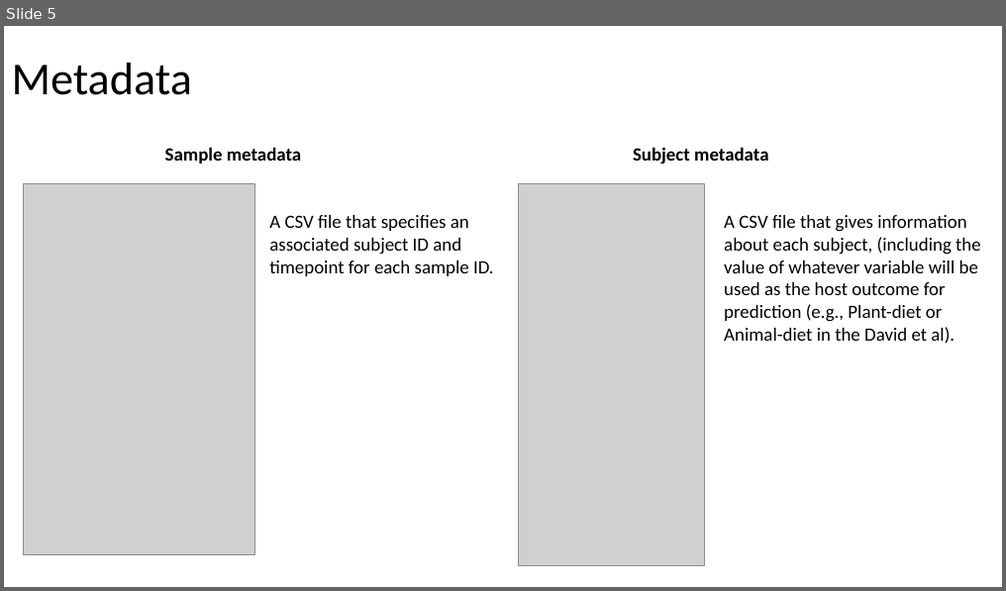
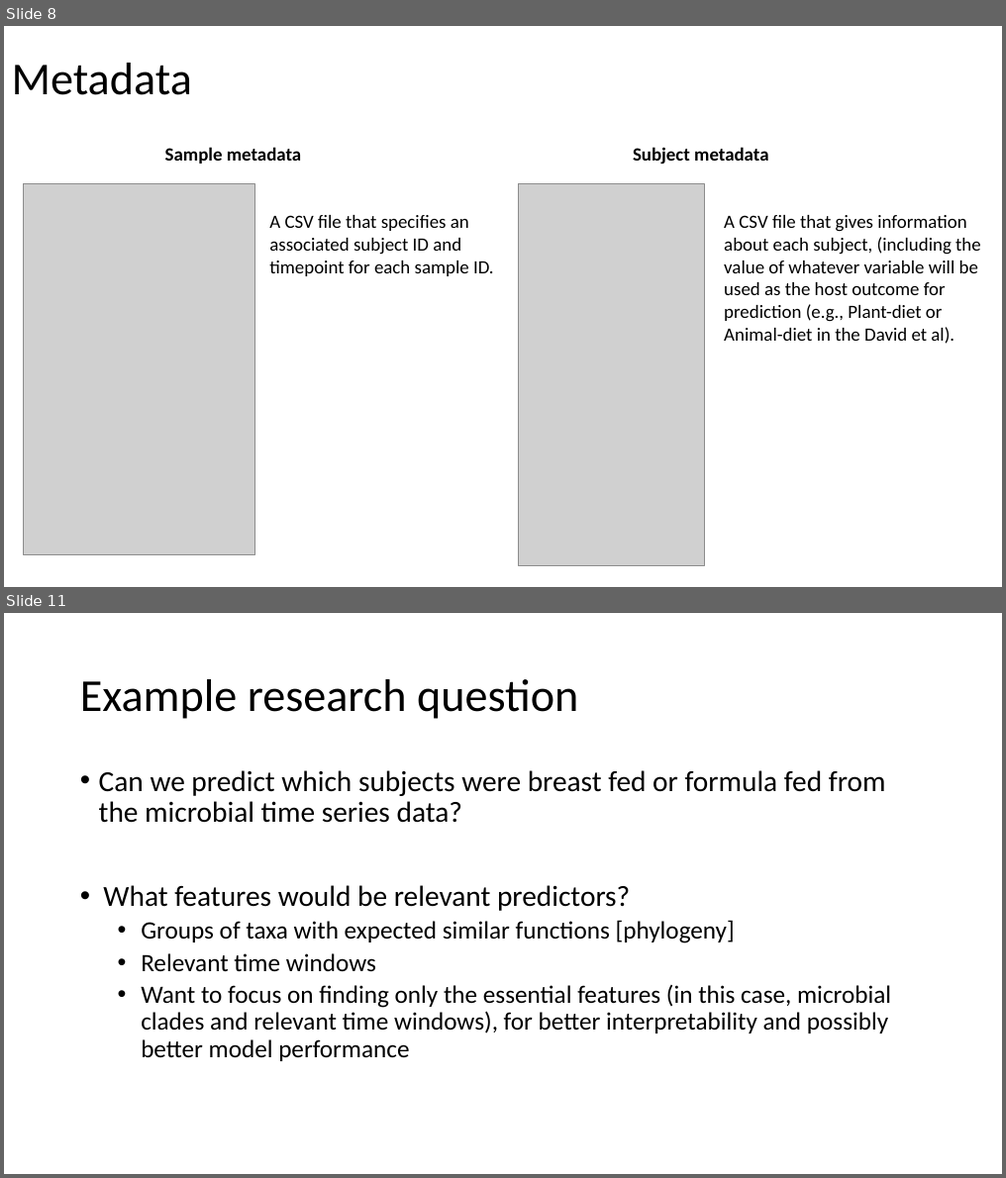
Before and after one commit to gerberlab/cs109b-microbiome, a slide deck: 2022/course_slides.pptx. Shown one above the other, each under a label of ours: slide 5 before the commit, slides 8 and 11 after it; the slides between them are not shown. The pictures are 1006x591 and 1006x1178 pixels, drawn with LibreOffice and Linux fonts; fonts in the diff are those of the drawing; grey boxes stand for pictures. Boxes give left, top, right and bottom in pixels: in the first picture for what was removed or moved away, otherwise in the second. Text is boxed around its words. In the diff, an @@ line names an element or a change of style, - is before the commit and + after.

```diff
--- a/2022/course_slides.pptx
+++ b/2022/course_slides.pptx
@@ slide 11 added at (x1=4, y1=613, x2=1002, y2=1174), background #FFFFFF @@
@@ title added at (x1=80, y1=679, x2=578, y2=719), 44 pt, text #000000 @@
+Example research question
@@ text added at (x1=99, y1=770, x2=891, y2=1061), 24 pt, text #000000 @@
+• Can we predict which subjects were breast fed or formula fed from the microbial time series data?
+• What features would be relevant predictors?
+  • Groups of taxa with expected similar functions [phylogeny]
+  • Relevant time windows
+  • Want to focus on finding only the essential features (in this case, microbial clades and relevant time windows), for better interpretability and possibly better model performance
@@ what was slide 5 is now slide 8 @@
```
Also in this commit, not shown: 3 slides changed, 9 other slides added, 2 slides removed.
